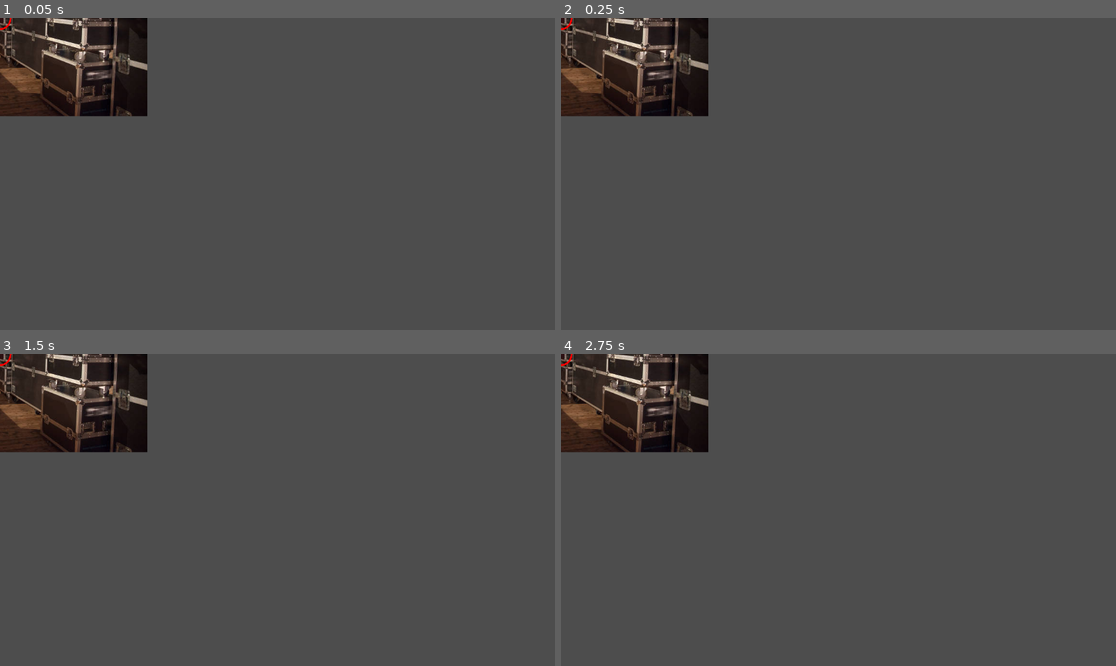
Above: before the commit, frames 1-4 (two rows, left to right).
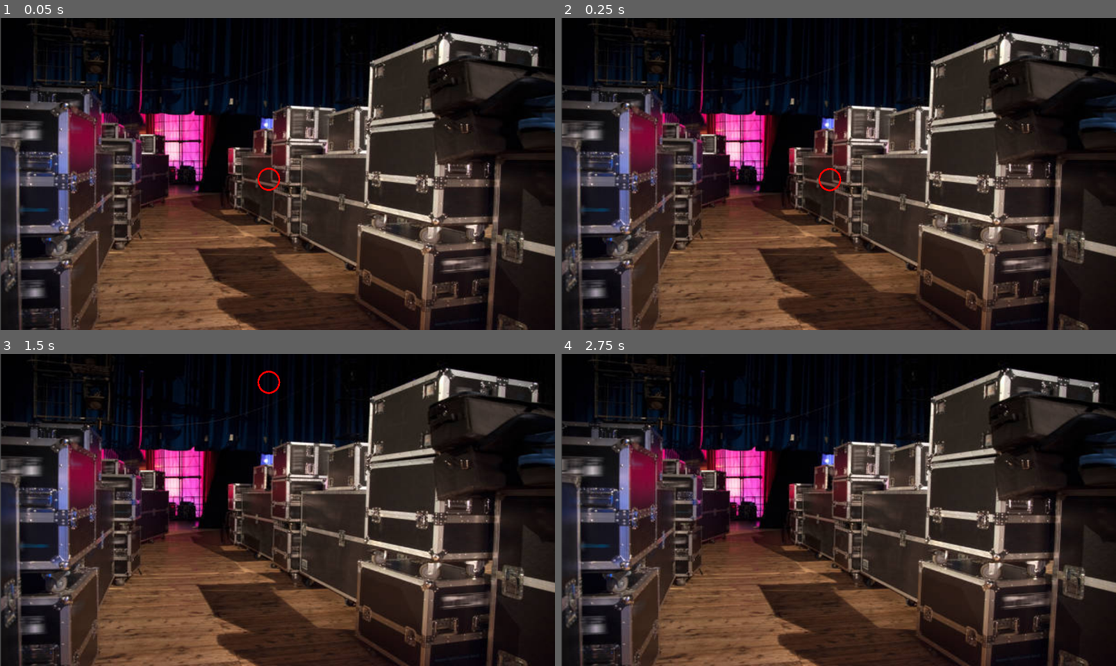
Above: after the commit, the same moments.

Repository: authenticBloodshed/RecklessRoadie
Game: Godot game, scene res://Minigame.tscn
The game is run twice, just before and just after one commit, with the same random seed, the same clock (stepped at 60 frames per second) and the same inputs. Before the commit the project has no main scene; this scene is started directly in both runs.
Inputs (mouse positions are in pixels of both pictures, inside the frame that each line leads up to):
- Up to frame 1 (0.05 s): no input
- Up to frame 2 (0.25 s): no input
- Up to frame 3 (1.5 s): tap Enter at 0.5 s; move the mouse to (399, 494) at 0.52 s; press the mouse at (399, 494) at 0.53 s; move the mouse to (166, 525) at 1.27 s; release the mouse at (166, 525) at 1.28 s; click (166, 525) at 1.35 s
- Up to frame 4 (2.75 s): click (727, 525) at 1.52 s; click (727, 525) at 1.82 s; tap Space at 2 s; move the mouse to (894, 441) at 2.02 s; press the mouse at (894, 441) at 2.03 s

The runs differ from the first frame. In frame 1, 93% of the frame differs, in the area x 0-100%, y 0-100%; in frame 2, 93%; in frame 3, 93%; in frame 4, 93%.

Commit message:
Started working on "jump"

Diff:
--- a/Introduction To Godot/Minigame.tscn
+++ b/Introduction To Godot/Minigame.tscn
@@ -1,6 +1,7 @@
-[gd_scene load_steps=4 format=3 uid="uid://b8lg3dxh6xjmh"]
+[gd_scene load_steps=5 format=3 uid="uid://b8lg3dxh6xjmh"]
 
 [ext_resource type="Texture2D" uid="uid://nafkjj5m1h7q" path="res://backstage.jpg" id="1_jss84"]
+[ext_resource type="Script" path="res://Player.gd" id="2_l1et3"]
 [ext_resource type="Texture2D" uid="uid://dpted78kifhjw" path="res://pngimg.com - circle_PNG49.png" id="2_o50nc"]
 
 [sub_resource type="CircleShape2D" id="CircleShape2D_tedlw"]
@@ -9,21 +10,17 @@
 [node name="MinigameScene" type="Node2D"]
 
 [node name="Background" type="Sprite2D" parent="."]
+position = Vector2(579, 323)
+scale = Vector2(1.88562, 1.59314)
 texture = ExtResource("1_jss84")
 
 [node name="StaticBody2D" type="StaticBody2D" parent="Background"]
 
 [node name="CollisionShape2D" type="CollisionShape2D" parent="Background/StaticBody2D"]
 
-[node name="Background2" type="Sprite2D" parent="."]
-texture = ExtResource("1_jss84")
-
-[node name="StaticBody2D" type="StaticBody2D" parent="Background2"]
-
-[node name="CollisionShape2D" type="CollisionShape2D" parent="Background2/StaticBody2D"]
-
 [node name="Player" type="CharacterBody2D" parent="."]
-position = Vector2(-1, -100)
+position = Vector2(557, 234)
+script = ExtResource("2_l1et3")
 
 [node name="Sprite2D" type="Sprite2D" parent="Player"]
 position = Vector2(1, 101)
--- /dev/null
+++ b/Introduction To Godot/Player.gd
@@ -0,0 +1,21 @@
+extends CharacterBody2D
+
+const UP = Vector2(0, -1)
+const GRAVITY = 20
+const MAX_FALL_SPEED = 500
+const JUMP_FORCE = 300
+
+var motion = Vector2()
+
+func _physics_process(delta):
+	# Applies gravity
+	motion.y += GRAVITY * delta
+	# Puts a limit on the fall speed
+	motion.y = min(motion.y, MAX_FALL_SPEED)
+
+	# Applies motion
+	position += motion * delta
+
+	# Allows the player to jump
+	if Input.is_action_pressed("Jump"):
+		motion.y = -JUMP_FORCE
--- a/Introduction To Godot/project.godot
+++ b/Introduction To Godot/project.godot
@@ -11,5 +11,14 @@
 [application]
 
 config/name="Introduction To Godot"
+run/main_scene="res://Minigame.tscn"
 config/features=PackedStringArray("4.2", "Forward Plus")
 config/icon="res://icon.svg"
+
+[input]
+
+Jump={
+"deadzone": 0.5,
+"events": [Object(InputEventMouseButton,"resource_local_to_scene":false,"resource_name":"","device":-1,"window_id":0,"alt_pressed":false,"shift_pressed":false,"ctrl_pressed":false,"meta_pressed":false,"button_mask":0,"position":Vector2(0, 0),"global_position":Vector2(0, 0),"factor":1.0,"button_index":1,"canceled":false,"pressed":false,"double_click":false,"script":null)
+]
+}
